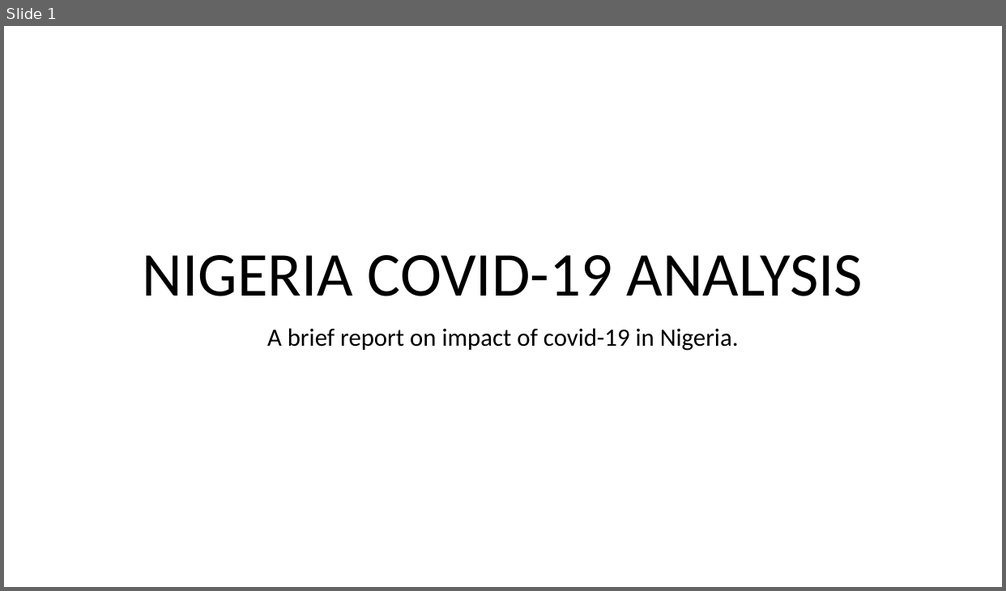
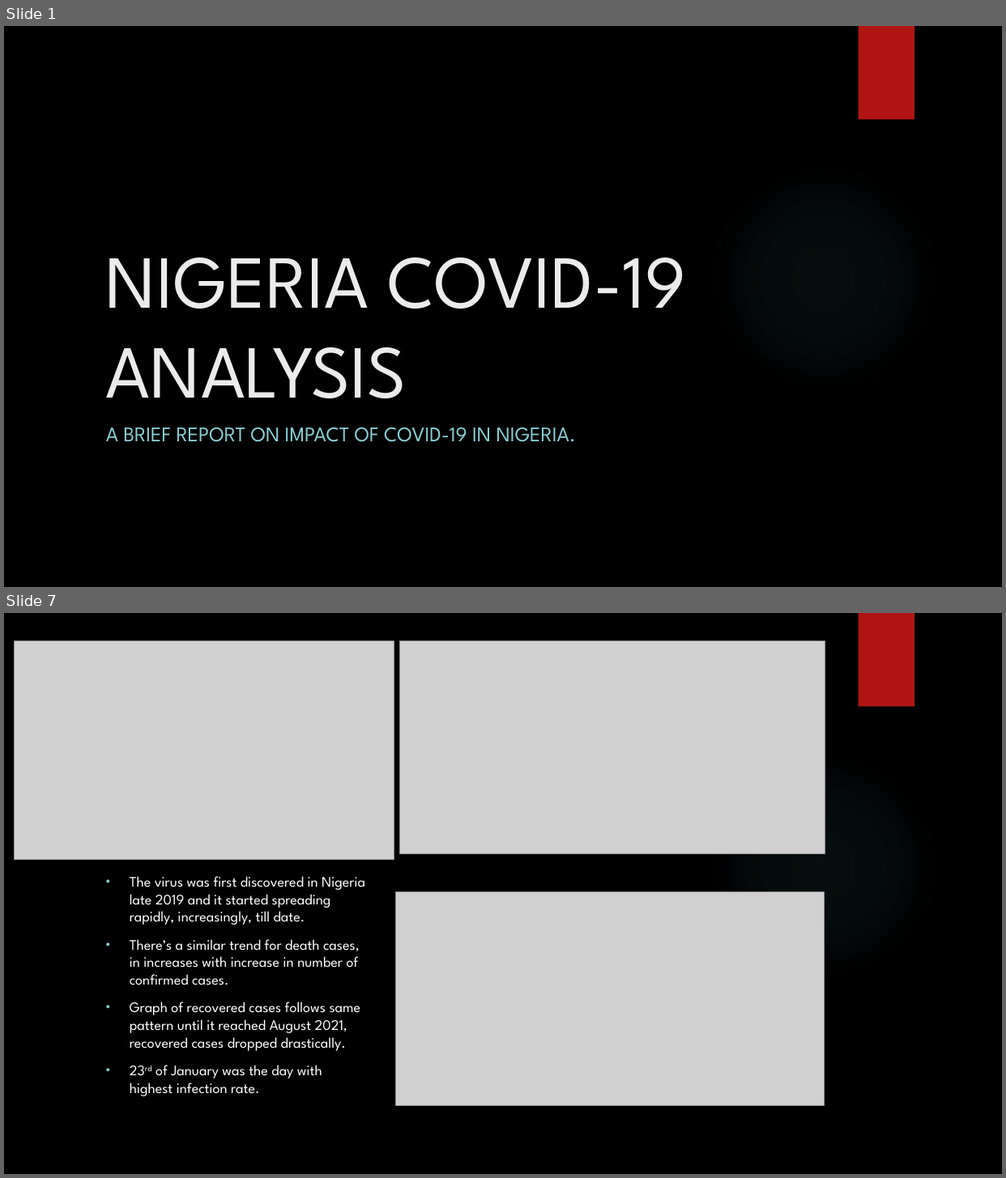
Before and after one commit to muhahahmad68/Nigeria-COVID-19-Data-Analysis-Using-Python, a slide deck: NIGERIA COVID-19 ANALYSIS.pptx. Shown one above the other, each under a label of ours: slide 1 before the commit, slides 1 and 7 after it; the slides between them are not shown. The pictures are 1006x591 and 1006x1178 pixels, drawn with LibreOffice and Linux fonts; fonts in the diff are those of the drawing; grey boxes stand for pictures; background and template pictures are left out. Boxes give left, top, right and bottom in pixels: in the first picture for what was removed or moved away, otherwise in the second. Text is boxed around its words. In the diff, an @@ line names an element or a change of style, - is before the commit and + after.

```diff
--- a/NIGERIA COVID-19 ANALYSIS.pptx
+++ b/NIGERIA COVID-19 ANALYSIS.pptx
@@ slide 7 added at (4,613,1002,1174), background picture (left out); not listed: 2 template elements that a slide beside it also shows @@
@@ picture added at (15,641,394,859) @@
@@ picture added at (399,641,825,854) @@
@@ text added at (130,876,365,1097), 14 pt, text #FFFFFF @@
+• The virus was first discovered in Nigeria late 2019 and it started spreading rapidly, increasingly, till date.
+• There’s a similar trend for death cases, in increases with increase in number of confirmed cases.
+• Graph of recovered cases follows same pattern until it reached August 2021, recovered cases dropped drastically.
+• 23rd of January was the day with highest infection rate.
@@ picture added at (395,892,825,1105) @@
@@ slide 1 changed as well @@
@@ background #FFFFFF to picture (left out) @@
@@ rectangle added at (859,26,914,120), fill #B01513 @@
@@ title "NIGERIA COVID-19 ANALYSIS": place and size @@
-title "NIGERIA COVID-19 ANALYSIS" at (143,255,863,297)
+title "NIGERIA COVID-19 ANALYSIS" at (106,258,687,399)
@@ title "NIGERIA COVID-19 ANALYSIS" at (106,258,687,399): size 60 to 72 pt, font Calibri to League Spartan, text colour #000000 to #EBEBEB; alignment centre to left; line spacing 0.9 to 1 @@
@@ ellipse added at (709,163,939,394), fill gradient #50B9C1 @@
@@ subtitle at (106,427,576,442): text changed; size 24 to 20 pt; font Calibri to League Spartan; text colour #000000 to #8AD0D6 @@
-A brief report on impact of covid-19 in Nigeria.
+A BRIEF REPORT ON IMPACT OF COVID-19 IN NIGERIA.
```
Also in this commit, not shown: 6 other slides changed, 4 other slides added, 1 slide removed, 2 other files.
